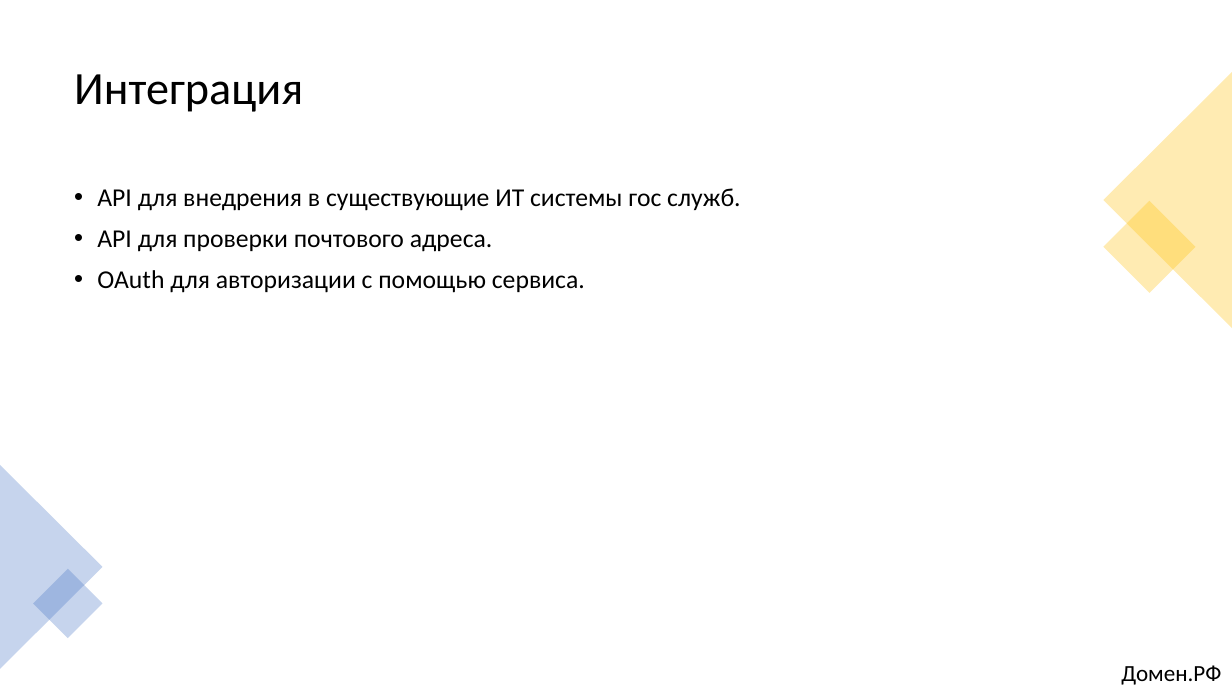
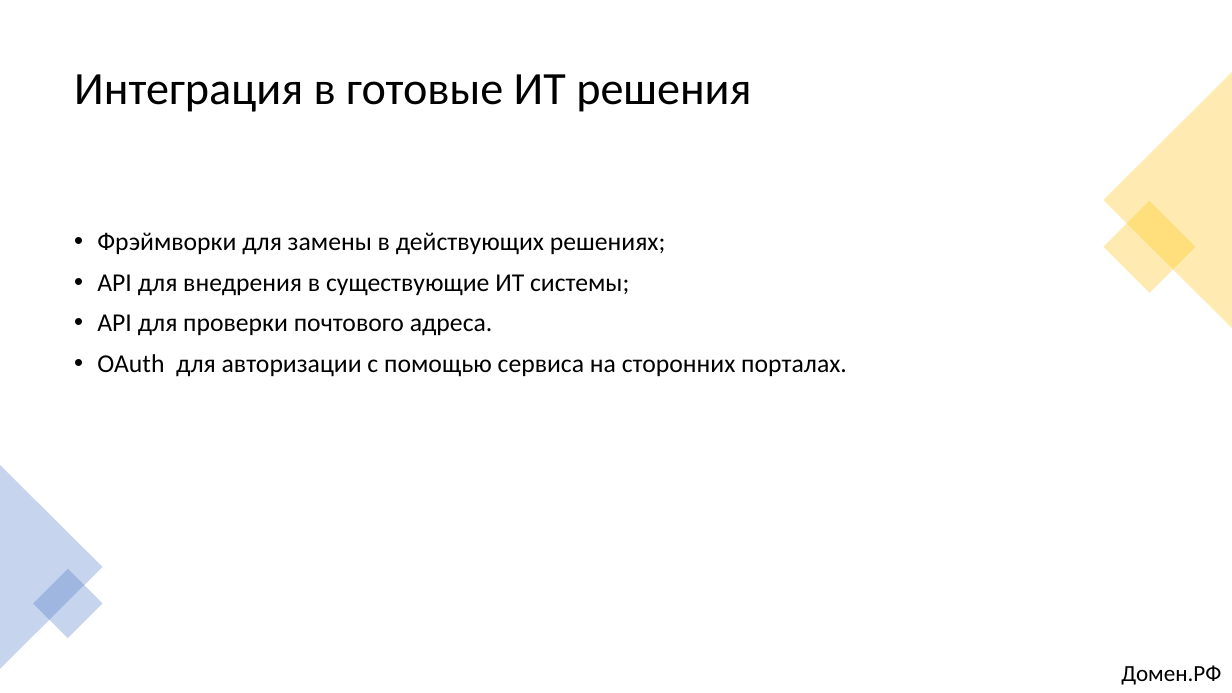
Before and after one commit to alexklippe/scryptedv2, a slide deck: slide 11 of Презентация_Команда Scrypted_кейс1.pptx. Drawn at 1232x693 pixels with LibreOffice and Linux fonts; fonts in the diff are those of the drawing. Boxes give left, top, right and bottom in pixels: in the first picture for what was removed or moved away, otherwise in the second. Text is boxed around its words. In the diff, an @@ line names an element or a change of style, - is before the commit and + after.

```diff
--- a/Презентация_Команда Scrypted_кейс1.pptx
+++ b/Презентация_Команда Scrypted_кейс1.pptx
@@ title at [74, 74, 751, 112]: text changed @@
-Интеграция
+Интеграция в готовые ИТ решения
@@ text at [97, 232, 666, 296]: text changed @@
-• API для внедрения в существующие ИТ системы гос служб.
+• Фрэймворки для замены в действующих решениях;
+• API для внедрения в существующие ИТ системы;
@@ text at [97, 354, 847, 377]: text changed @@
-• OAuth для авторизации с помощью сервиса.
+• OAuth для авторизации с помощью сервиса на сторонних порталах.
```
Also in this commit, not shown: 9 other slides changed, 8 other files.
